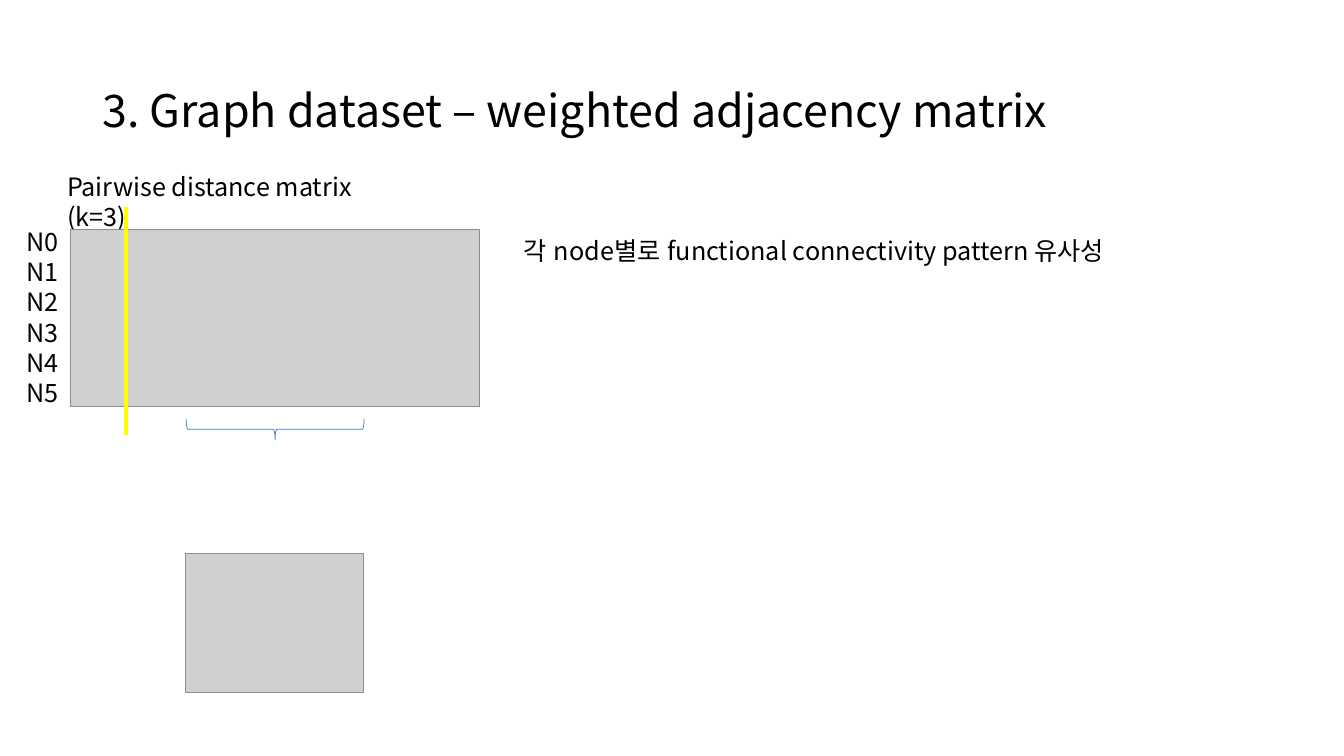
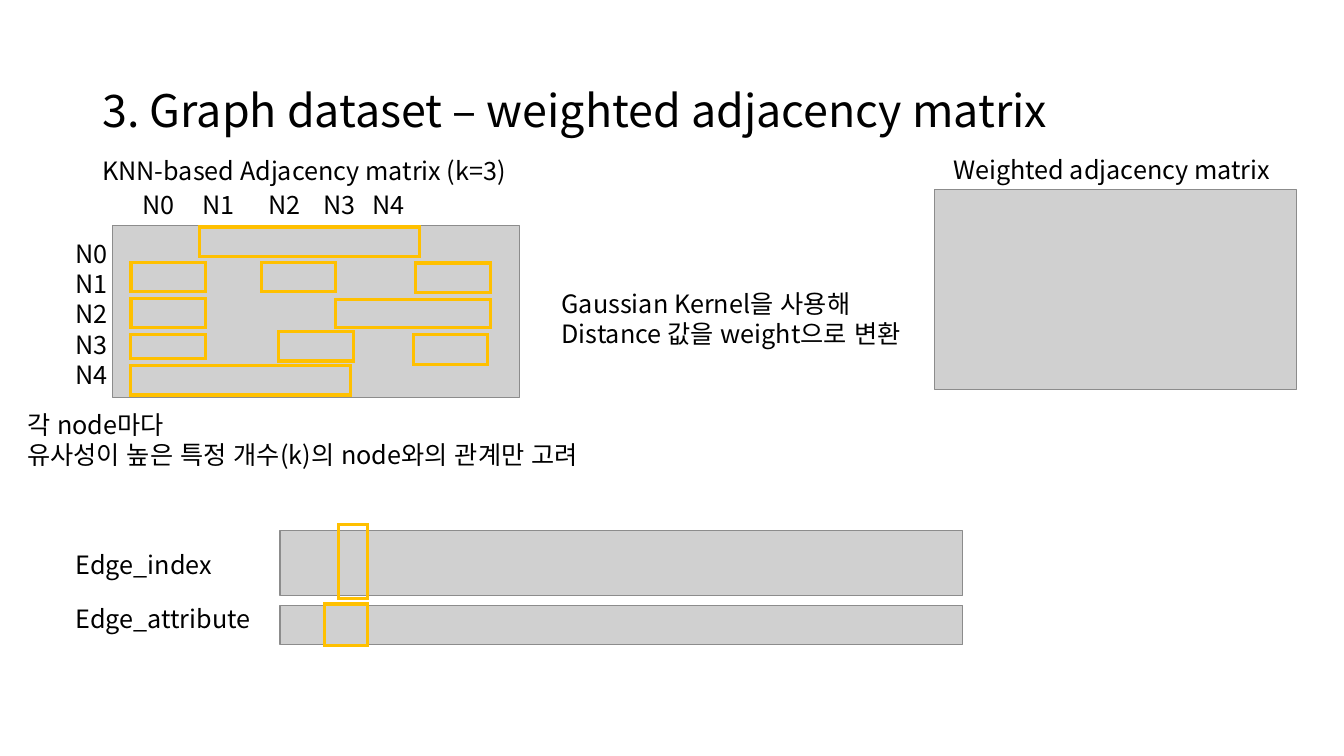
Before and after one commit to janett105/GNN_SCHZ, a slide deck: slide 9 of Presentation/초기 발표.pptx. Drawn at 1344x756 pixels with LibreOffice and Linux fonts; fonts in the diff are those of the drawing; grey boxes stand for pictures. Boxes give left, top, right and bottom in pixels: in the first picture for what was removed or moved away, otherwise in the second. Text is boxed around its words. In the diff, an @@ line names an element or a change of style, - is before the commit and + after.

```diff
--- a/Presentation/초기 발표.pptx
+++ b/Presentation/초기 발표.pptx
@@ text at (x1=102, y1=159, x2=506, y2=186): text changed @@
-Pairwise distance matrix (k=3)
+KNN-based Adjacency matrix (k=3)
@@ text added at (x1=953, y1=159, x2=1270, y2=186), 18 pt, text #000000 @@
+Weighted adjacency matrix
@@ line removed from (126, 207) to (126, 436) @@
@@ text added at (x1=142, y1=195, x2=405, y2=215), 18 pt, text #000000 @@
+N0 N1 N2 N3 N4
@@ picture added at (x1=936, y1=190, x2=1297, y2=390) @@
@@ text "N0" moved from (x1=27, y1=232, x2=59, y2=403) to (x1=76, y1=244, x2=108, y2=384) @@
@@ picture resized from (x1=71, y1=229, x2=480, y2=407) to (x1=113, y1=226, x2=520, y2=397) @@
@@ rectangle added at (x1=200, y1=227, x2=419, y2=256), outline #FFC000 2.25 pt @@
@@ text removed at (x1=524, y1=239, x2=1104, y2=266) @@
-각 node별로 functional connectivity pattern 유사성
@@ rectangle added at (x1=131, y1=262, x2=206, y2=291), outline #FFC000 2.25 pt @@
@@ rectangle added at (x1=261, y1=262, x2=336, y2=291), outline #FFC000 2.25 pt @@
@@ rectangle added at (x1=415, y1=263, x2=490, y2=292), outline #FFC000 2.25 pt @@
@@ rectangle added at (x1=131, y1=298, x2=206, y2=328), outline #FFC000 2.25 pt @@
@@ rectangle added at (x1=336, y1=299, x2=490, y2=328), outline #FFC000 2.25 pt @@
@@ text added at (x1=562, y1=292, x2=900, y2=350), 18 pt, text #000000 @@
+Gaussian Kernel을 사용해
+Distance 값을 weight으로 변환
@@ rectangle added at (x1=131, y1=334, x2=206, y2=358), outline #FFC000 2.25 pt @@
@@ rectangle added at (x1=278, y1=332, x2=353, y2=361), outline #FFC000 2.25 pt @@
@@ rectangle added at (x1=413, y1=335, x2=488, y2=364), outline #FFC000 2.25 pt @@
@@ text at (x1=27, y1=383, x2=59, y2=403): paragraph removed @@
-N5
@@ rectangle added at (x1=131, y1=366, x2=351, y2=395), outline #FFC000 2.25 pt @@
@@ text added at (x1=27, y1=413, x2=578, y2=469), 18 pt, text #000000 @@
+각 node마다
+유사성이 높은 특정 개수(k)의 node와의 관계만 고려
@@ right brace removed at (x1=187, y1=419, x2=365, y2=441) @@
@@ picture added at (x1=280, y1=531, x2=964, y2=596) @@
@@ rectangle added at (x1=338, y1=525, x2=368, y2=599), outline #FFC000 2.25 pt @@
@@ text added at (x1=76, y1=554, x2=212, y2=581), 18 pt, text #000000 @@
+Edge_index
@@ picture removed at (x1=186, y1=554, x2=364, y2=693) @@
@@ text added at (x1=76, y1=608, x2=251, y2=634), 18 pt, text #000000 @@
+Edge_attribute
@@ picture added at (x1=280, y1=605, x2=964, y2=644) @@
@@ rectangle added at (x1=324, y1=603, x2=368, y2=646), outline #FFC000 2.25 pt @@
```
Also in this commit, not shown: 2 other slides changed, 4 other files.
